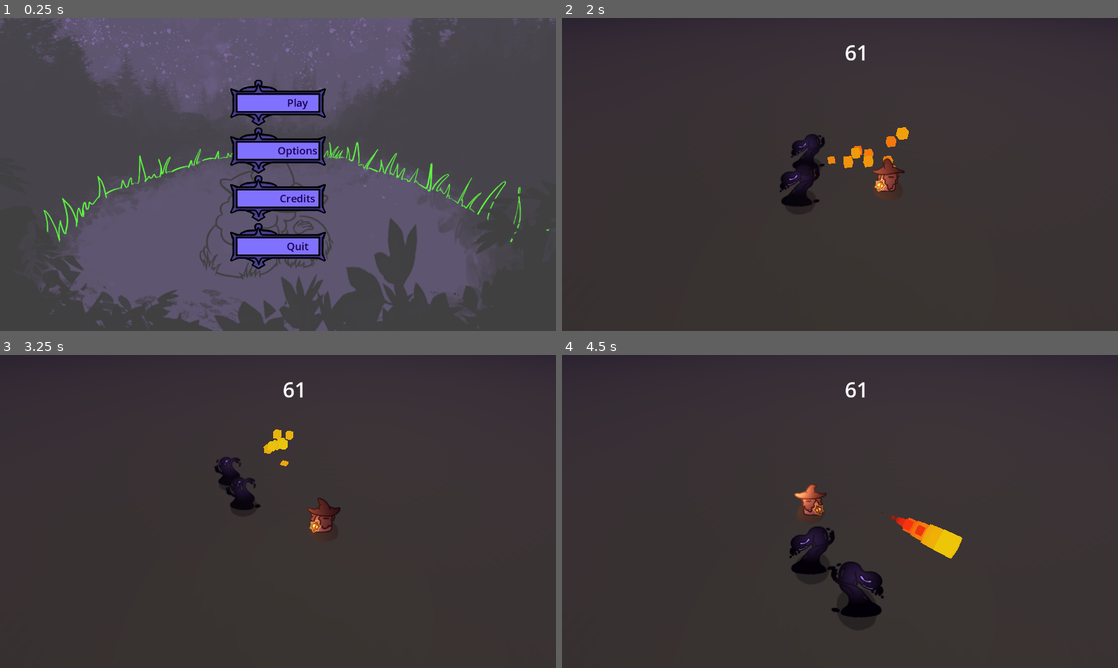
Above: before the commit, frames 1-4 (two rows, left to right).
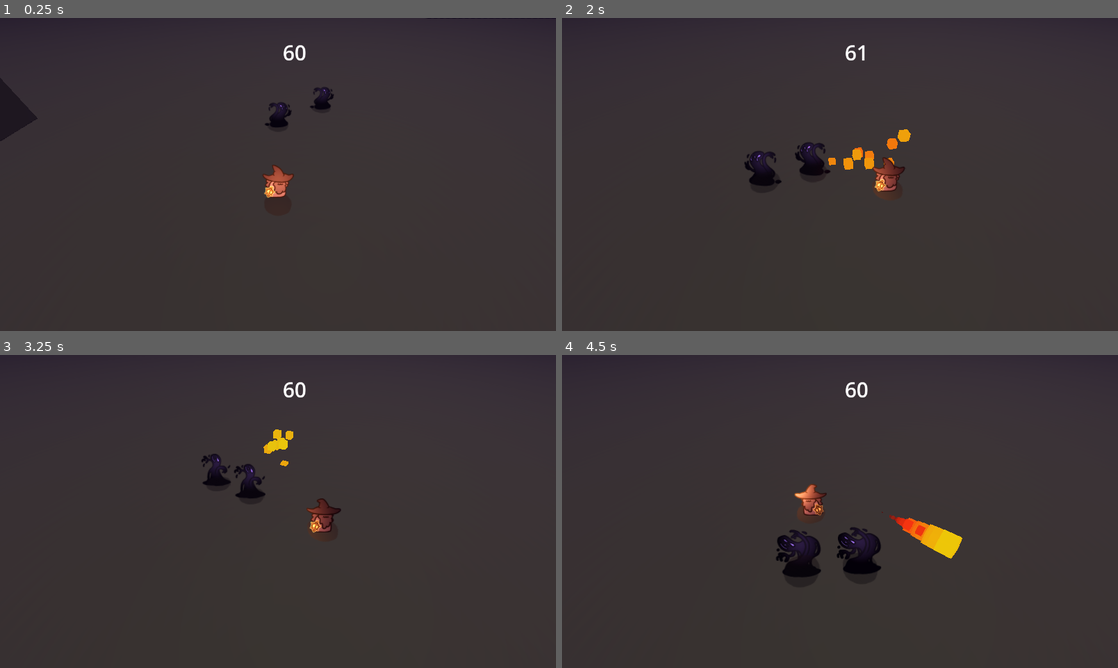
Above: after the commit, the same moments.

Repository: YhagoTomasini/GMTK_026
Game: Godot game, scene res://Scenes/world.tscn
Two runs of this game, one before a commit and one after it. Both use one fixed random seed, a clock stepped at 60 frames per second and the inputs below. Before the commit the project starts from res://Scenes/menu.tscn.
Inputs (mouse positions are in pixels of both pictures, inside the frame that each line leads up to):
- Up to frame 1 (0.25 s): no input
- Up to frame 2 (2 s): click (840, 102) at 0.5 s, where only the run before the commit has a clickable "Play"; tap Enter (ui_accept) at 1.25, 1.52 s; move the mouse to (962, 158) at 1.27 s; hold Right (ui_right) from 1.28 s (still down); hold Right mouse button (magic) from 1.28 s (still down)
- Up to frame 3 (3.25 s): move the mouse to (166, 527) at 2.02 s; release Right (ui_right) at 2.03 s; release Right mouse button (magic) at 2.03 s; hold Down (ui_down) 2.03-2.78 s; click (166, 527) at 2.1 s; tap Enter (ui_accept) at 2.27 s; move the mouse to (333, 442) at 2.77 s; hold Right (ui_right) from 2.78 s (still down); hold Right mouse button (magic) from 2.78 s (still down)
- Up to frame 4 (4.5 s): move the mouse to (812, 574) at 3.52 s; release Right (ui_right) at 3.53 s; release Right mouse button (magic) at 3.53 s; hold Up (ui_up) 3.53-4.28 s; click (812, 574) at 3.6 s; tap Enter (ui_accept) at 3.77 s; move the mouse to (1006, 558) at 4.27 s; hold Left (ui_left) from 4.28 s (still down); hold Right mouse button (magic) from 4.28 s (still down)

The runs differ from the first frame. In frame 1, 58% of the frame differs, in the area x 0-100%, y 0-100%; in frame 2, 1.5%; in frame 3, 1.0%; in frame 4, 2.4%.

Commit message:
Criando sistema de vida dos inimigos + dano do personagem

Diff:
--- a/gmtk-026/Prefabs/slime_1.tscn
+++ b/gmtk-026/Prefabs/slime_1.tscn
@@ -125,7 +125,6 @@
 shaded = true
 sprite_frames = SubResource("SpriteFrames_fw6wf")
 autoplay = "default"
-frame_progress = 0.6352932
 
 [node name="Shadow" type="Sprite3D" parent="."]
 transform = Transform3D(0.45, 0, 0, 0, -1.9670125e-08, -0.45, 0, 0.45, -1.9670125e-08, 0, -0.33, 0.15)
--- a/gmtk-026/Scripts/Main_character.gd
+++ b/gmtk-026/Scripts/Main_character.gd
@@ -14,6 +14,7 @@
 @export var punchCooldown : Timer
 var switchPunch = 1
 var punchCount = 0
+@export var damage : float = 1
 #ataques magicos
 @onready var spells_marker: Marker3D = $spells_marker
 @onready var ray_fireball: RayCast3D = $spells_marker/ray_fireball
@@ -179,7 +180,7 @@
 	#await get_tree().create_timer(0.25).timeout
 
 func _on_fists_area_body_entered(body: Node3D) -> void:
-	body.takeDamage(global_position)
+	body.takeDamage(global_position, damage)
 
 
 func _on_cool_down_punch_timeout() -> void:
--- a/gmtk-026/Scripts/fireball.gd
+++ b/gmtk-026/Scripts/fireball.gd
@@ -2,6 +2,7 @@
 
 @export var speed : float = -5
 @export var explosion_fire_scene : PackedScene
+@export var damage_fireball : float = 5
 
 func _physics_process(delta: float) -> void:
 	var foward_direction = global_transform.basis.z.normalized()
@@ -17,6 +18,6 @@
 
 
 func _on_body_entered(body: Node3D) -> void:
-	body.takeDamage(global_position)
+	body.takeDamage(global_position, damage_fireball)
 	explosion_particles()
 	queue_free()
--- a/gmtk-026/Scripts/slime_1.gd
+++ b/gmtk-026/Scripts/slime_1.gd
@@ -3,7 +3,10 @@
 @onready var nav_agent: NavigationAgent3D = $nav_agent
 #@export var collision : CollisionShape3D
 
-var SPEED = 3.0
+@export var SPEED = 3.0
+@export var life_enemy = 2.0
+@export var damage_enemy = 1
+
 var following : bool = true
 
 func _ready() -> void:
@@ -33,17 +36,25 @@
 	if following:
 		nav_agent.target_position = target_location
 
-func takeDamage(pPosi : Vector3) -> void:
+func takeDamage(pPosi : Vector3, damage : float) -> void:
+	life_enemy -= damage
 	following = false
 	collision_mask = 24
 	anim.modulate = Color(2.5, 0.0, 0.0, 1.0)
 	knockback(pPosi)
+	if life_enemy > 0:
+		collision_mask = 3
+		await get_tree().create_timer(.8).timeout
+# retirando o following o bixo n para de correr atrás de você entretanto ele n te persegue depois de morto
+		following = true
+		anim.modulate = Color(2.5, 2.5, 2.5, 1.0)
+		#animação de hurt <-----------
+	else:
 
-	anim.play("dying")
-
-	await anim.animation_finished
-	Globals.temp_left += 10
-	queue_free()
+		anim.play("dying")
+		await anim.animation_finished
+		Globals.temp_left += 10
+		queue_free()
 
 func knockback(pPosi : Vector3):
 	var knockbackD = (global_position - pPosi).normalized()
--- a/gmtk-026/project.godot
+++ b/gmtk-026/project.godot
@@ -11,7 +11,7 @@
 [application]
 
 config/name="GMTK_026"
-run/main_scene="uid://dn6r4bjuj17hg"
+run/main_scene="uid://cu7b3aajynyi1"
 config/features=PackedStringArray("4.5", "GL Compatibility")
 config/icon="res://icon.svg"
 
Not shown: 1 places in gmtk-026/Resources/theme_base.tres that only renumber resources
Not shown: 1 places in gmtk-026/Scenes/som_config.tscn that only renumber resources
Not shown: 1 places in gmtk-026/Scenes/world.tscn that only renumber resources
